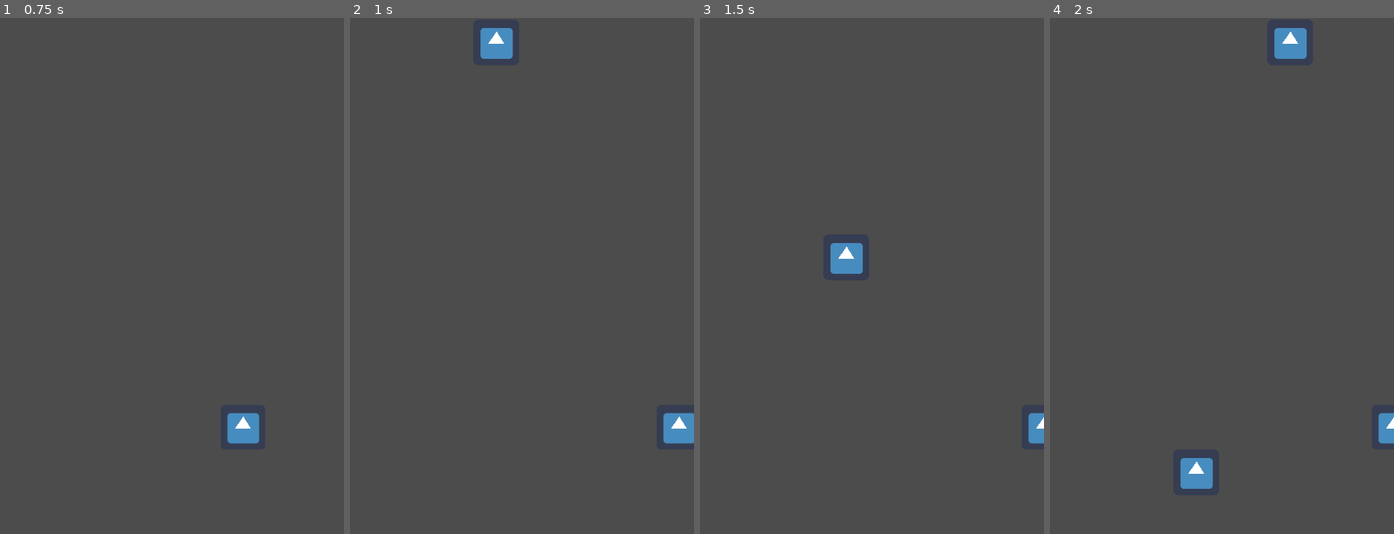
Above: before the commit, frames 1-4 (left to right).
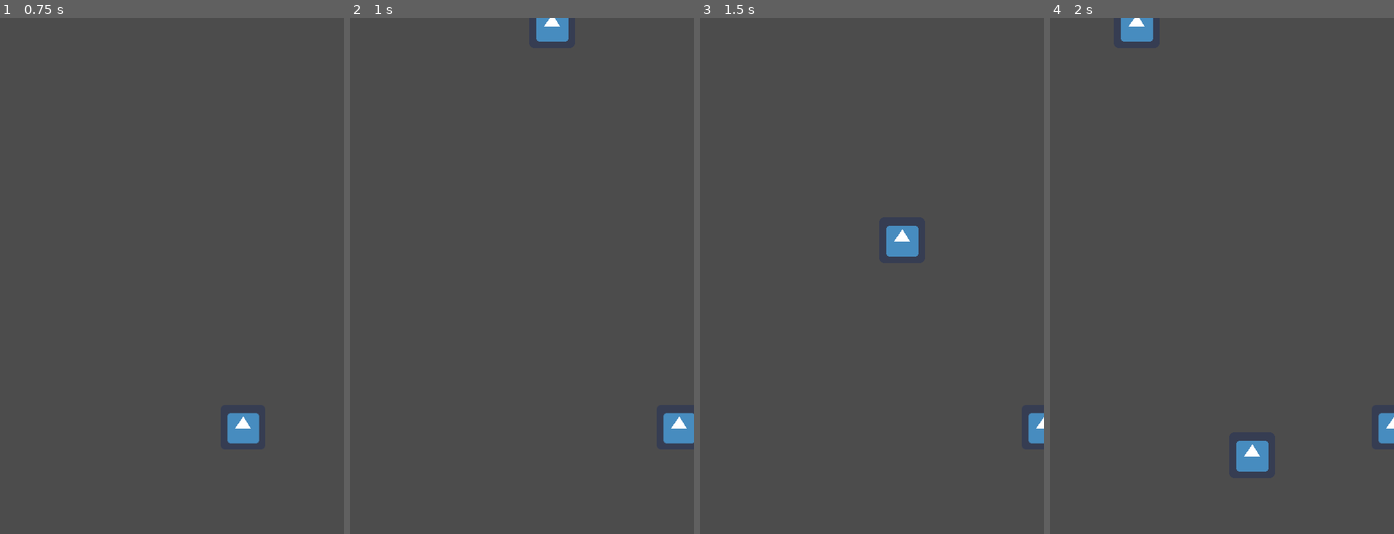
Above: after the commit, the same moments.

Repository: eastonman/trivialwar
Game: Godot game, scene res://Main.tscn
Same seed, same stepped clock (60 frames per second), same inputs: the game is played once before the commit and once after it. The engine's default icon, where the game draws it, is replaced by a stand-in: a white triangle on a blue panel in a dark square.
Inputs (mouse positions are in pixels of both pictures, inside the frame that each line leads up to):
- Up to frame 1 (0.75 s): tap Enter at 0.5 s; move the mouse to (247, 250) at 0.52 s; hold Right (move_right) from 0.53 s (still down); click (247, 250) at 0.67 s
- Up to frame 2 (1 s): keep holding Right (move_right)
- Up to frame 3 (1.5 s): release Right (move_right) at 1.25 s; drag from (803, 301) to (854, 379) at 1.27 s
- Up to frame 4 (2 s): no input

Frame 1 is identical in both runs. In frame 2, 1.0% of the frame differs, in the area x 37-64%, y 0-8%; in frame 3, 1.1%; in frame 4, 2.1%, in the area x 20-75%, y 0-92%.

Commit message:
refactor: change randomized mob spawn

Diff:
--- a/GlobalVar.gd
+++ b/GlobalVar.gd
@@ -1,3 +1,8 @@
 extends Node
 
 var GameLevel = 0 # 0, 1, 2 for easy normal hard
+
+var screen_size
+
+func _ready():
+	screen_size = OS.get_real_window_size()
--- a/Main.tscn
+++ b/Main.tscn
@@ -1,13 +1,8 @@
-[gd_scene load_steps=5 format=2]
+[gd_scene load_steps=4 format=2]
 
 [ext_resource path="res://enemy/Mob.tscn" type="PackedScene" id=1]
 [ext_resource path="res://player/Player.tscn" type="PackedScene" id=2]
 [ext_resource path="res://main.gd" type="Script" id=3]
-
-[sub_resource type="Curve2D" id=1]
-_data = {
-"points": PoolVector2Array( 0, 0, 0, 0, 0, 0, 0, 0, 0, 0, 480, 0, 0, 0, 0, 0, 480, 24, 0, 0, 0, 0, 0, 24, 0, 0, 0, 0, 0, 0 )
-}
 
 [node name="Main" type="Node"]
 script = ExtResource( 3 )
@@ -15,13 +10,6 @@
 
 [node name="MobTimer" type="Timer" parent="."]
 
-[node name="MobSpawnPath" type="Path2D" parent="."]
-curve = SubResource( 1 )
-
-[node name="MobSpawnPosition" type="PathFollow2D" parent="MobSpawnPath"]
-rotation = -0.00279073
-rotate = false
-
 [node name="Player" parent="." instance=ExtResource( 2 )]
 position = Vector2( 243, 571 )
 scale = Vector2( 0.982465, 0.981797 )
--- a/main.gd
+++ b/main.gd
@@ -19,11 +19,7 @@
 	# Create mob
 	var mob = mob_scene.instance()
 
-	# Get a randomized spawn point
-	var mob_spawn_location = get_node("MobSpawnPath/MobSpawnPosition")
-	mob_spawn_location.offset = randi()
-
-	mob.position = mob_spawn_location.position
+	mob.position.x = rand_range(0, GlobalVar.screen_size.x)
 
 	# Add mob to scene
 	add_child(mob)
--- a/project.godot
+++ b/project.godot
@@ -26,7 +26,7 @@
 
 [autoload]
 
-GlobalVar="*res://GlobalVar.tscn"
+GlobalVar="*res://GlobalVar.gd"
 
 [display]
 
